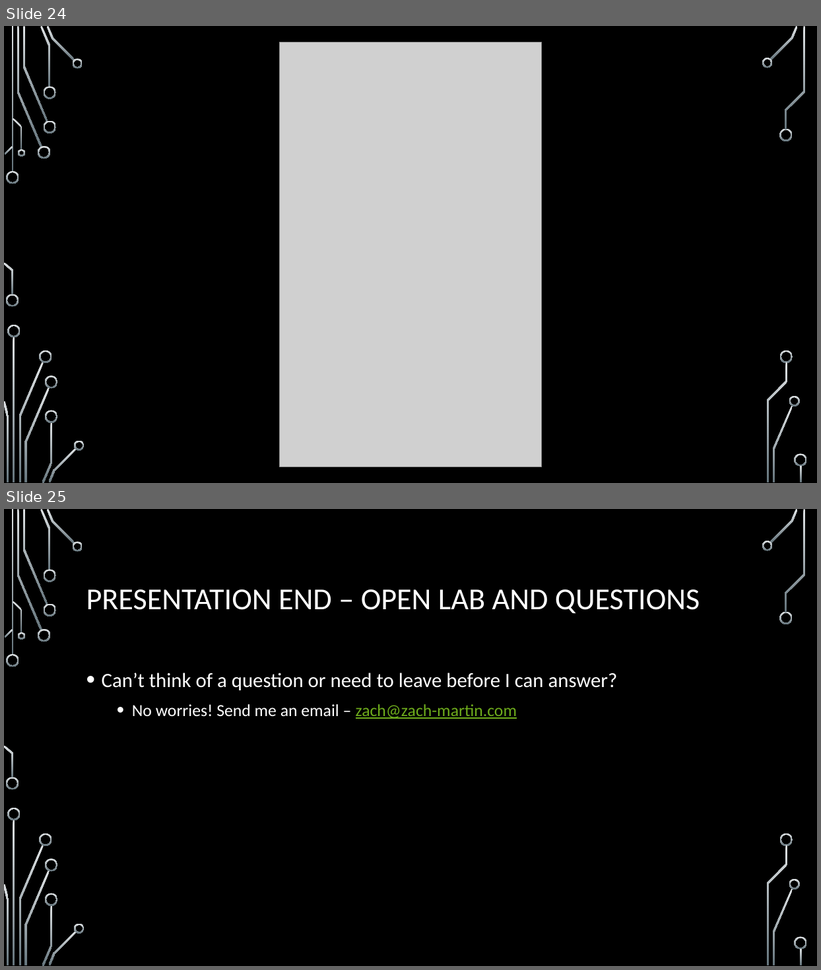
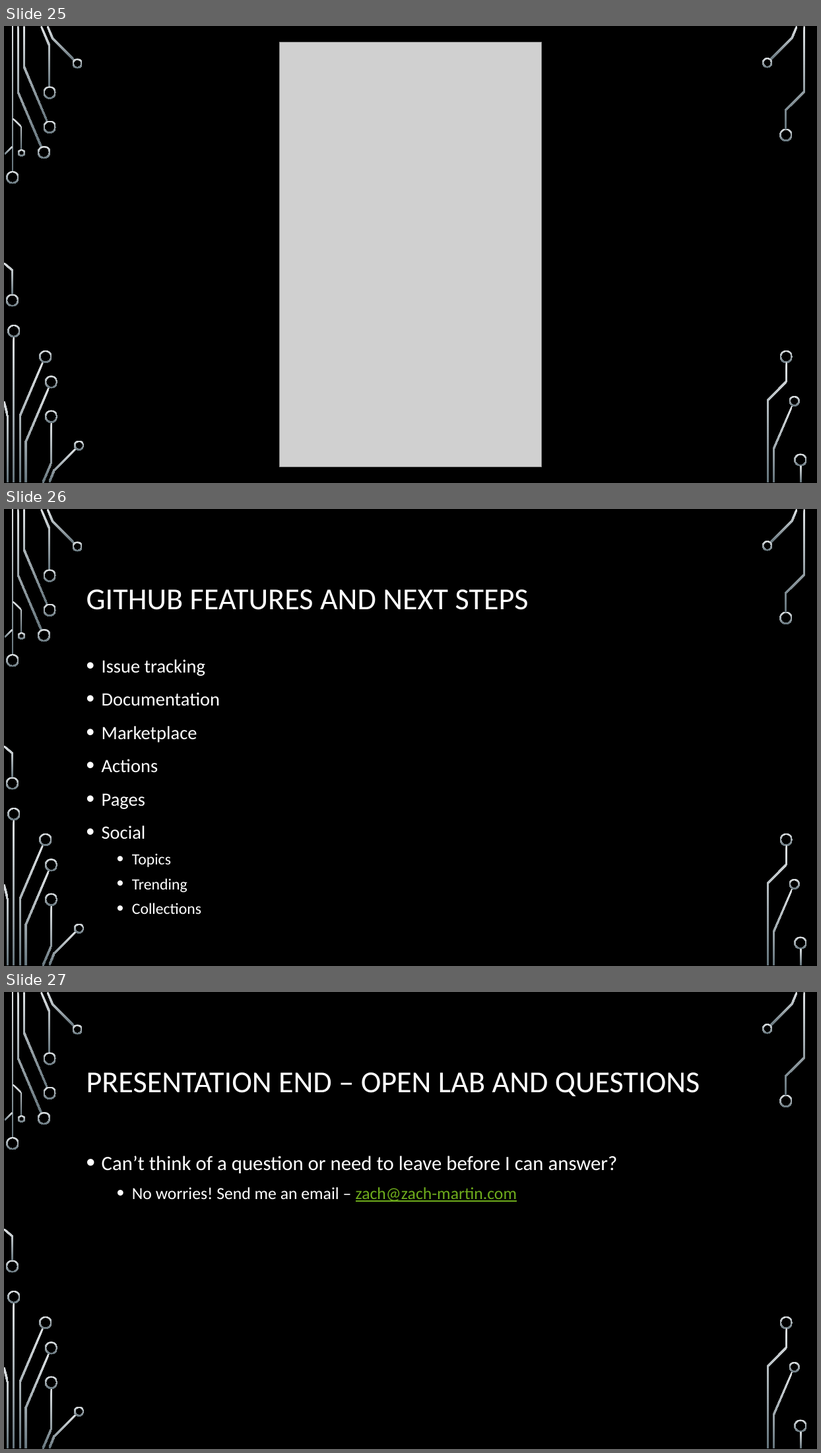
Before and after one commit to onideus/github-101-website, a slide deck: resources/Introduction to github.pptx. Shown one above the other, each under a label of ours: slides 24 and 25 before the commit, slides 25, 26 and 27 after it. The pictures are 821x970 and 821x1453 pixels, drawn with LibreOffice and Linux fonts; fonts in the diff are those of the drawing; grey boxes stand for pictures; background and template pictures are left out. Boxes give left, top, right and bottom in pixels: in the first picture for what was removed or moved away, otherwise in the second. Text is boxed around its words. In the diff, an @@ line names an element or a change of style, - is before the commit and + after.

```diff
--- a/resources/Introduction to github.pptx
+++ b/resources/Introduction to github.pptx
@@ slide 26 added at (x1=4, y1=509, x2=817, y2=966), background picture (left out); not listed: 36 template elements that a slide beside it also shows @@
@@ title added at (x1=86, y1=590, x2=529, y2=610), 36 pt, text #FFFFFF @@
+GITHUB FEATURES AND NEXT STEPS
@@ text added at (x1=102, y1=659, x2=220, y2=914), 22.2 pt, text #FFFFFF @@
+• Issue tracking
+• Documentation
+• Marketplace
+• Actions
+• Pages
+• Social
+  • Topics
+  • Trending
+  • Collections
@@ what was slide 24 is now slide 25 @@
@@ what was slide 25 is now slide 27 @@
```
Also in this commit, not shown: 1 other slide added, 1 other file.
